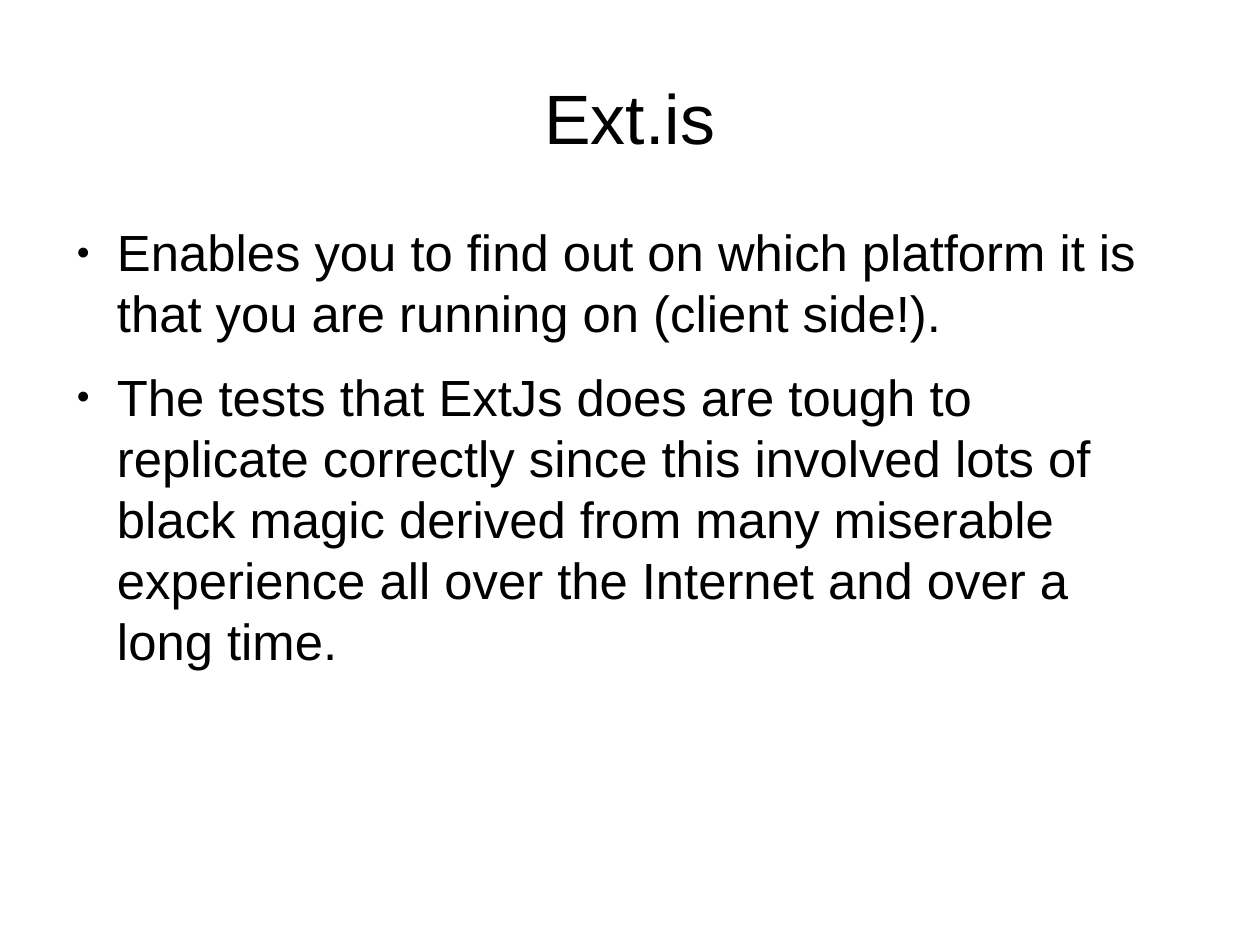
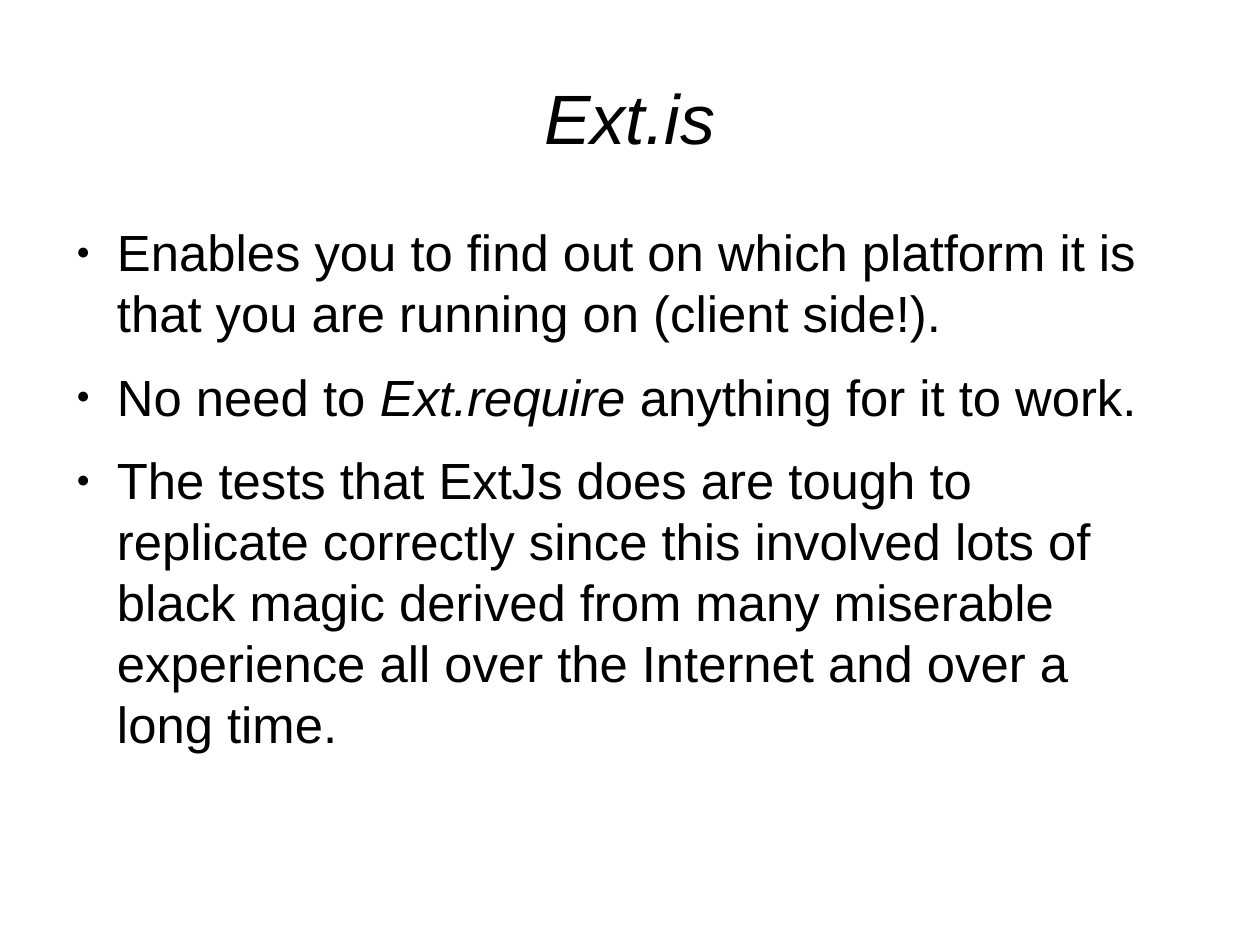
Before and after one commit to veltzer/demos, a slide deck: slide 12 of javascript/extjs/doc/extjs.odp. Drawn at 1260x945 pixels with LibreOffice and Linux fonts; fonts in the diff are those of the drawing. Boxes give left, top, right and bottom in pixels: in the first picture for what was removed or moved away, otherwise in the second. Text is boxed around its words. In the diff, an @@ line names an element or a change of style, - is before the commit and + after.

```diff
--- a/javascript/extjs/doc/extjs.odp
+++ b/javascript/extjs/doc/extjs.odp
@@ title "Ext.is" at (x1=544, y1=93, x2=715, y2=145): italic on @@
@@ text at (x1=117, y1=379, x2=1136, y2=426): paragraph added @@
+● No need to Ext.require anything for it to work.
```
Also in this commit, not shown: 4 other slides changed, 1 slide added, 1 other file.
